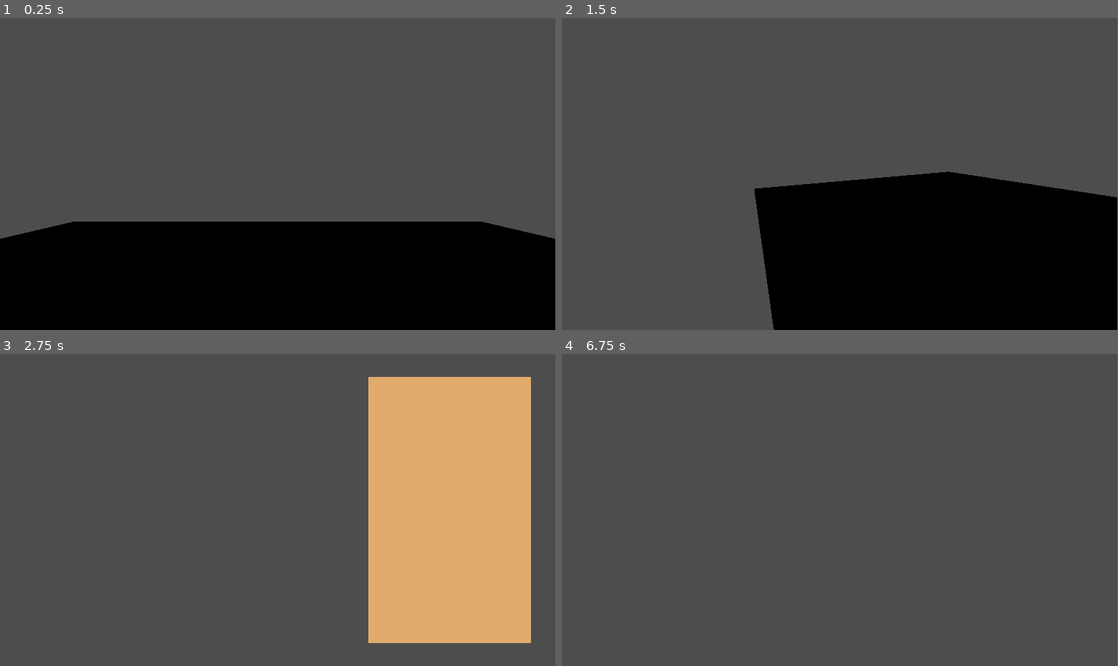
Above: before the commit, frames 1-4 (two rows, left to right).
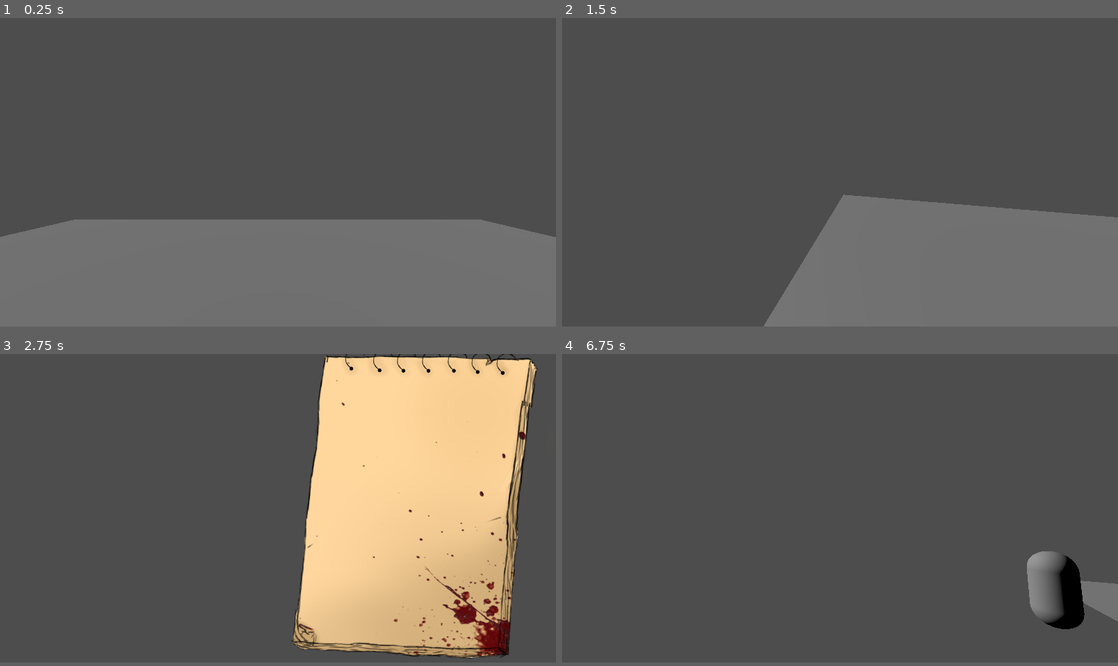
Above: after the commit, the same moments.

Repository: Zofia-Szybalska/Bitehack2024
Game: Godot game, scene res://Scenes/MainScene.tscn
Two runs of this game, one before a commit and one after it. Both use one fixed random seed, a clock stepped at 60 frames per second and the inputs below.
Inputs (mouse positions are in pixels of both pictures, inside the frame that each line leads up to):
- Up to frame 1 (0.25 s): no input
- Up to frame 2 (1.5 s): tap Enter at 0.5 s; move the mouse to (962, 158) at 0.52 s; hold D (move_right) 0.53-1.28 s; click (962, 158) at 0.6 s; tap Space (jump) at 0.77 s; tap E (interact, bound only after the commit) at 0.8, 1.35 s; move the mouse to (728, 189) at 1.27 s; hold S (move_backwards) from 1.28 s (still down)
- Up to frame 3 (2.75 s): tap Space (jump) at 1.52 s; click (166, 525) at 1.55 s; move the mouse to (333, 441) at 2.02 s; release S (move_backwards) at 2.03 s; hold D (move_right) from 2.03 s (still down); tap Tab (show_Notes) at 2.1 s; click (333, 441) at 2.17 s; tap E (interact, bound only after the commit) at 2.3 s
- Up to frame 4 (6.75 s): tap Space (jump) at 2.75, 3.02, 3.77, 4.25, 4.52, 5.75, 6.02 s; move the mouse to (812, 572) at 2.77 s; release D (move_right) at 2.78 s; hold W (move_forward) 2.78-3.53 s; click (812, 572) at 2.85 s; tap Enter at 3.5, 5 s; move the mouse to (1006, 556) at 3.52 s; hold A (move_left) 3.53-5.03 s; tap E (interact, bound only after the commit) at 3.6, 5.1 s; click (1006, 556) at 3.67 s; move the mouse to (673, 463) at 4.27 s; click (673, 463) at 4.35 s; move the mouse to (867, 510) at 5.02 s; hold S (move_backwards) 5.03-5.78 s; click (867, 510) at 5.17 s; move the mouse to (756, 432) at 5.77 s; hold D (move_right) 5.78-6.53 s; tap Tab (show_Notes) at 5.85 s; click (756, 432) at 6.05 s; move the mouse to (962, 494) at 6.52 s; hold W (move_forward) from 6.53 s (still down); click (962, 494) at 6.6 s
In our replay, the window is 799x449 before the commit and 800x444 after it. These sizes can differ from the game's own. Grey fills any space a smaller window leaves; there, only what the larger window draws over its background counts as a difference.

The runs differ from the first frame. In frame 1, 34% of the frame differs, in the area x 0-100%, y 64-99%; in frame 2, 30%; in frame 3, 34%, in the area x 52-97%, y 0-98%; in frame 4, 2.2%.

Commit message:
Added item interaction and policmen logic

Diff:
--- a/Game/Scenes/MainScene.tscn
+++ b/Game/Scenes/MainScene.tscn
@@ -1,14 +1,23 @@
-[gd_scene load_steps=6 format=3 uid="uid://b8jr16qyhyyk8"]
+[gd_scene load_steps=9 format=3 uid="uid://b8jr16qyhyyk8"]
 
 [ext_resource type="Script" path="res://Script/Level.gd" id="1_ulb51"]
 [ext_resource type="PackedScene" uid="uid://06bmrdxwdv0g" path="res://Scenes/player.tscn" id="1_vj33c"]
 [ext_resource type="PackedScene" uid="uid://csug7d77nfwn5" path="res://Scenes/notes.tscn" id="3_3u7ni"]
+[ext_resource type="PackedScene" uid="uid://7nktqj5168of" path="res://Scenes/iteractable_object.tscn" id="4_j6v2e"]
+[ext_resource type="PackedScene" uid="uid://ds5ufjehp7pul" path="res://Scenes/policemen.tscn" id="5_1q41x"]
 
 [sub_resource type="BoxShape3D" id="BoxShape3D_iuucq"]
 size = Vector3(14.867, 0.0690323, 14.8694)
 
 [sub_resource type="PlaneMesh" id="PlaneMesh_jisdy"]
 size = Vector2(15, 15)
+
+[sub_resource type="Curve3D" id="Curve3D_3f3pf"]
+_data = {
+"points": PackedVector3Array(-1.1264, 9.53674e-07, 1.22673, 1.1264, -9.53674e-07, -1.22673, -3.89031, 0, -3.87208, -1.96132, 9.53674e-07, -1.55071, 1.96132, -9.53674e-07, 1.55071, 3.69362, 0, -3.90194, 1.16367, 9.53674e-07, -1.4221, -1.16367, -9.53674e-07, 1.4221, 4.14149, 0, 6.16021, 1.2092, 9.53674e-07, 1.19833, -1.2092, -9.53674e-07, -1.19833, -3.95002, 0, 6.27964, -1.48027, -9.53674e-07, 0.358413, 1.48027, 9.53674e-07, -0.358413, -3.89031, 0, -3.87208),
+"tilts": PackedFloat32Array(0, 0, 0, 0, 0)
+}
+point_count = 5
 
 [node name="Node3D" type="Node3D"]
 script = ExtResource("1_ulb51")
@@ -22,6 +31,7 @@
 shape = SubResource("BoxShape3D_iuucq")
 
 [node name="MeshInstance3D" type="MeshInstance3D" parent="StaticBody3D"]
+transform = Transform3D(1, 0, 0, 0, 1, 0, 0, 0, 1, -0.0203252, 9.53674e-07, 0.00487995)
 mesh = SubResource("PlaneMesh_jisdy")
 
 [node name="Notes" parent="." instance=ExtResource("3_3u7ni")]
@@ -29,5 +39,23 @@
 anchors_preset = 6
 anchor_left = 1.0
 anchor_top = 0.5
+anchor_right = 1.0
 anchor_bottom = 0.5
+offset_right = 0.0
 grow_horizontal = 0
+
+[node name="Iteractable_object" parent="." instance=ExtResource("4_j6v2e")]
+transform = Transform3D(1, 0, 0, 0, 1, 0, 0, 0, 1, 5, 1, 0)
+
+[node name="DirectionalLight3D" type="DirectionalLight3D" parent="."]
+transform = Transform3D(1, 0, 0, 0, 0.828794, 0.559555, 0, -0.559555, 0.828794, 0, 5, 0)
+
+[node name="Path3D" type="Path3D" parent="."]
+transform = Transform3D(1, 0, 0, 0, 1, 0, 0, 0, 1, -0.0203252, 9.53674e-07, 0.00487995)
+curve = SubResource("Curve3D_3f3pf")
+
+[node name="PathFollow3D" type="PathFollow3D" parent="Path3D"]
+transform = Transform3D(0.736566, 3.87297e-07, -0.67633, 0, 1, 5.72618e-07, 0.67633, -4.21791e-07, 0.736566, -3.89031, 0, -3.87208)
+
+[node name="Policemen" parent="Path3D/PathFollow3D" instance=ExtResource("5_1q41x")]
+transform = Transform3D(1, 0, 0, 0, 1, 0, 0, 0, 1, 0, 0.890129, 4)
--- /dev/null
+++ b/Game/Scenes/inspectable_object.tscn
@@ -0,0 +1,29 @@
+[gd_scene load_steps=4 format=3 uid="uid://hfxxsw4kv87n"]
+
+[ext_resource type="Script" path="res://Script/inspectable_object.gd" id="1_qpwe2"]
+
+[sub_resource type="PrismMesh" id="PrismMesh_xmoxk"]
+
+[sub_resource type="BoxShape3D" id="BoxShape3D_g7qtf"]
+size = Vector3(0.108601, 0.49465, 0.535963)
+
+[node name="Item" type="Node3D" node_paths=PackedStringArray("camera")]
+script = ExtResource("1_qpwe2")
+camera = NodePath("Camera3D")
+
+[node name="MeshInstance3D" type="MeshInstance3D" parent="."]
+layers = 7
+mesh = SubResource("PrismMesh_xmoxk")
+
+[node name="Area3D" type="Area3D" parent="MeshInstance3D"]
+collision_layer = 7
+collision_mask = 7
+
+[node name="CollisionShape3D" type="CollisionShape3D" parent="MeshInstance3D/Area3D"]
+transform = Transform3D(0.889121, -0.457672, 0, 0.457672, 0.889121, 0, 0, 0, 1, 0.34579, -0.0907661, 0)
+shape = SubResource("BoxShape3D_g7qtf")
+
+[node name="Camera3D" type="Camera3D" parent="."]
+transform = Transform3D(1, 0, 0, 0, 1, 0, 0, 0, 1, 0, 0, 2)
+
+[connection signal="input_event" from="MeshInstance3D/Area3D" to="." method="_on_area_3d_input_event"]
--- /dev/null
+++ b/Game/Scenes/iteractable_object.tscn
@@ -0,0 +1,27 @@
+[gd_scene load_steps=5 format=3 uid="uid://7nktqj5168of"]
+
+[ext_resource type="Script" path="res://Script/iteractable_object.gd" id="1_nkuxr"]
+
+[sub_resource type="BoxShape3D" id="BoxShape3D_gupyt"]
+
+[sub_resource type="SphereShape3D" id="SphereShape3D_4nyew"]
+radius = 1.3455
+
+[sub_resource type="BoxMesh" id="BoxMesh_7okro"]
+
+[node name="Iteractable_object" type="StaticBody3D"]
+script = ExtResource("1_nkuxr")
+
+[node name="CollisionShape3D" type="CollisionShape3D" parent="."]
+shape = SubResource("BoxShape3D_gupyt")
+
+[node name="Area3D" type="Area3D" parent="."]
+
+[node name="CollisionShape3D" type="CollisionShape3D" parent="Area3D"]
+shape = SubResource("SphereShape3D_4nyew")
+
+[node name="MeshInstance3D" type="MeshInstance3D" parent="."]
+mesh = SubResource("BoxMesh_7okro")
+
+[connection signal="body_entered" from="Area3D" to="." method="_on_area_3d_body_entered"]
+[connection signal="body_exited" from="Area3D" to="." method="_on_area_3d_body_exited"]
--- a/Game/Scenes/notes.tscn
+++ b/Game/Scenes/notes.tscn
@@ -1,29 +1,30 @@
-[gd_scene format=3 uid="uid://csug7d77nfwn5"]
+[gd_scene load_steps=2 format=3 uid="uid://csug7d77nfwn5"]
+
+[ext_resource type="Texture2D" uid="uid://x4saptvfr3iq" path="res://Assets/2D/Notes.png" id="1_8vd6u"]
 
 [node name="Notes" type="Control"]
 layout_mode = 3
-anchors_preset = 15
-anchor_right = 1.0
-anchor_bottom = 1.0
+anchor_right = 1.067
+anchor_bottom = 1.08
+offset_right = -0.600098
 grow_horizontal = 2
 grow_vertical = 2
+size_flags_horizontal = 10
+size_flags_vertical = 3
+metadata/_edit_use_anchors_ = true
 
 [node name="TextureRect" type="TextureRect" parent="."]
-layout_mode = 0
-offset_right = 40.0
-offset_bottom = 40.0
-
-[node name="ColorRect" type="ColorRect" parent="."]
 layout_mode = 1
-anchors_preset = -1
+anchors_preset = 6
 anchor_left = 1.0
 anchor_top = 0.5
 anchor_right = 1.0
 anchor_bottom = 0.5
-offset_left = -388.0
-offset_top = -276.5
-offset_right = -50.0
-offset_bottom = 276.5
+offset_left = -916.0
+offset_top = -540.0
+offset_bottom = 540.0
 grow_horizontal = 0
 grow_vertical = 2
-color = Color(0.882353, 0.670588, 0.423529, 1)
+texture = ExtResource("1_8vd6u")
+expand_mode = 5
+stretch_mode = 4
--- a/Game/Scenes/player.tscn
+++ b/Game/Scenes/player.tscn
@@ -8,6 +8,7 @@
 
 [node name="Player" type="CharacterBody3D"]
 transform = Transform3D(1, 0, 0, 0, 1, 0, 0, 0, 1, 0, 0.785336, 0)
+collision_layer = 2
 script = ExtResource("1_v47uk")
 
 [node name="CollisionShape3D" type="CollisionShape3D" parent="."]
--- /dev/null
+++ b/Game/Scenes/policemen.tscn
@@ -0,0 +1,25 @@
+[gd_scene load_steps=4 format=3 uid="uid://ds5ufjehp7pul"]
+
+[ext_resource type="Script" path="res://Script/policemen.gd" id="1_ywao4"]
+
+[sub_resource type="CapsuleMesh" id="CapsuleMesh_xc0sk"]
+
+[sub_resource type="CapsuleShape3D" id="CapsuleShape3D_lwsga"]
+
+[node name="Policemen" type="CharacterBody3D"]
+transform = Transform3D(1, 0, 0, 0, 1, 0, 0, 0, 1, 0, 0.890129, 0)
+collision_layer = 4
+collision_mask = 2
+script = ExtResource("1_ywao4")
+
+[node name="MeshInstance3D" type="MeshInstance3D" parent="."]
+mesh = SubResource("CapsuleMesh_xc0sk")
+skeleton = NodePath("../CollisionShape3D")
+
+[node name="CollisionShape3D" type="CollisionShape3D" parent="."]
+shape = SubResource("CapsuleShape3D_lwsga")
+
+[node name="RayCast3D" type="RayCast3D" parent="."]
+target_position = Vector3(0, 0, -10)
+collision_mask = 2
+debug_shape_thickness = 5
--- /dev/null
+++ b/Game/Script/Camera3DRayCast.gd
@@ -0,0 +1,11 @@
+extends Camera3D
+
+
+# Called when the node enters the scene tree for the first time.
+func _ready():
+	pass # Replace with function body.
+
+
+# Called every frame. 'delta' is the elapsed time since the previous frame.
+func _process(delta):
+	pass
--- a/Game/Script/Level.gd
+++ b/Game/Script/Level.gd
@@ -2,11 +2,17 @@
 
 @onready var notes  = $Notes
 @onready var player = $Player
+@onready var path1 = $Path3D/PathFollow3D
 
-func _process(delta):
+const pol_move_speed := 4.0
+
+func _process(_delta):
 	if Input.is_action_just_pressed("show_Notes"):
 		notes.visible = !notes.visible
 		if notes.visible:
 			player.lock_movement()
 		else:
 			player.unlock_movement()
+
+func _physics_process(delta):
+	path1.progress += pol_move_speed * delta
--- a/Game/Script/Player.gd
+++ b/Game/Script/Player.gd
@@ -1,5 +1,4 @@
 extends CharacterBody3D
-
 
 @export var speed = 10
 @export var jump_velocity = 4.5
--- /dev/null
+++ b/Game/Script/inspectable_object.gd
@@ -0,0 +1,31 @@
+extends Node3D
+
+@export var camera: Camera3D
+
+var pressed = false
+var mouse = Vector2()
+var pressed_on_dirt = false
+
+func _input(event):
+	if pressed_on_dirt and event is InputEventMouseMotion:
+		clean()
+		return
+	if pressed and event is InputEventMouseMotion:
+		$MeshInstance3D.rotation.x += event.relative.y*0.005
+		$MeshInstance3D.rotation.y += event.relative.x*0.005
+
+func clean():
+	print("Czyszczone")
+
+func _physics_process(_delta):
+	if Input.is_action_just_pressed("click"):
+		pressed = true
+	elif Input.is_action_just_released("click"):
+		pressed = false
+
+func _on_area_3d_input_event(camera, event, position, normal, shape_idx):
+	if event is InputEventMouseButton:
+		if Input.is_action_just_pressed("click"):
+			pressed_on_dirt = true
+		elif Input.is_action_just_released("click"):
+			pressed_on_dirt = false
--- /dev/null
+++ b/Game/Script/iteractable_object.gd
@@ -0,0 +1,20 @@
+extends Node3D
+
+var can_interact = false
+
+
+func _process(_delta):
+	if can_interact:
+		if Input.is_action_just_pressed("interact"):
+			interact()
+
+func interact():
+	print("Interakcja z obiektem")
+
+func _on_area_3d_body_entered(body):
+	if body.has_method("lock_movement"):
+		can_interact = true
+
+func _on_area_3d_body_exited(body):
+	if body.has_method("lock_movement"):
+		can_interact = false
--- /dev/null
+++ b/Game/Script/policemen.gd
@@ -0,0 +1,15 @@
+extends CharacterBody3D
+
+@onready var ray_cast: RayCast3D = $RayCast3D
+
+func _physics_process(_delta):
+	if ray_cast.is_colliding():
+		pass
+		#print("Policjant zauważył gracza.")
+	var space = get_world_3d().direct_space_state
+	var query = PhysicsRayQueryParameters3D.create($RayCast3D.global_position,
+			$RayCast3D.global_position - $RayCast3D.global_transform.basis.z * 100)
+	var collision = space.intersect_ray(query)
+	if collision:
+		if collision.collider is CharacterBody3D and collision.collider.has_method("lock_movement"):
+			print("Zauważono gracza.")
--- a/Game/project.godot
+++ b/Game/project.godot
@@ -14,6 +14,11 @@
 run/main_scene="res://Scenes/MainScene.tscn"
 config/features=PackedStringArray("4.1", "GL Compatibility")
 config/icon="res://icon.svg"
+
+[display]
+
+window/size/viewport_width=1800
+window/size/viewport_height=1000
 
 [input]
 
@@ -51,6 +56,22 @@
 "events": [Object(InputEventKey,"resource_local_to_scene":false,"resource_name":"","device":-1,"window_id":0,"alt_press …(182 unchanged characters)…
 ]
 }
+interact={
+"deadzone": 0.5,
+"events": [Object(InputEventKey,"resource_local_to_scene":false,"resource_name":"","device":-1,"window_id":0,"alt_pressed":false,"shift_pressed":false,"ctrl_pressed":false,"meta_pressed":false,"pressed":false,"keycode":0,"physical_keycode":69,"key_label":0,"unicode":101,"echo":false,"script":null)
+]
+}
+click={
+"deadzone": 0.5,
+"events": [Object(InputEventMouseButton,"resource_local_to_scene":false,"resource_name":"","device":-1,"window_id":0,"alt_pressed":false,"shift_pressed":false,"ctrl_pressed":false,"meta_pressed":false,"button_mask":0,"position":Vector2(0, 0),"global_position":Vector2(0, 0),"factor":1.0,"button_index":1,"canceled":false,"pressed":false,"double_click":false,"script":null)
+]
+}
+
+[layer_names]
+
+3d_physics/layer_2="Player"
+3d_physics/layer_3="Enemies"
+3d_physics/layer_4="Clues"
 
 [player]
 
Binary file added: Game/Assets/2D/Notes.png
Not shown, added: Game/Assets/2D/Notes.png.import
